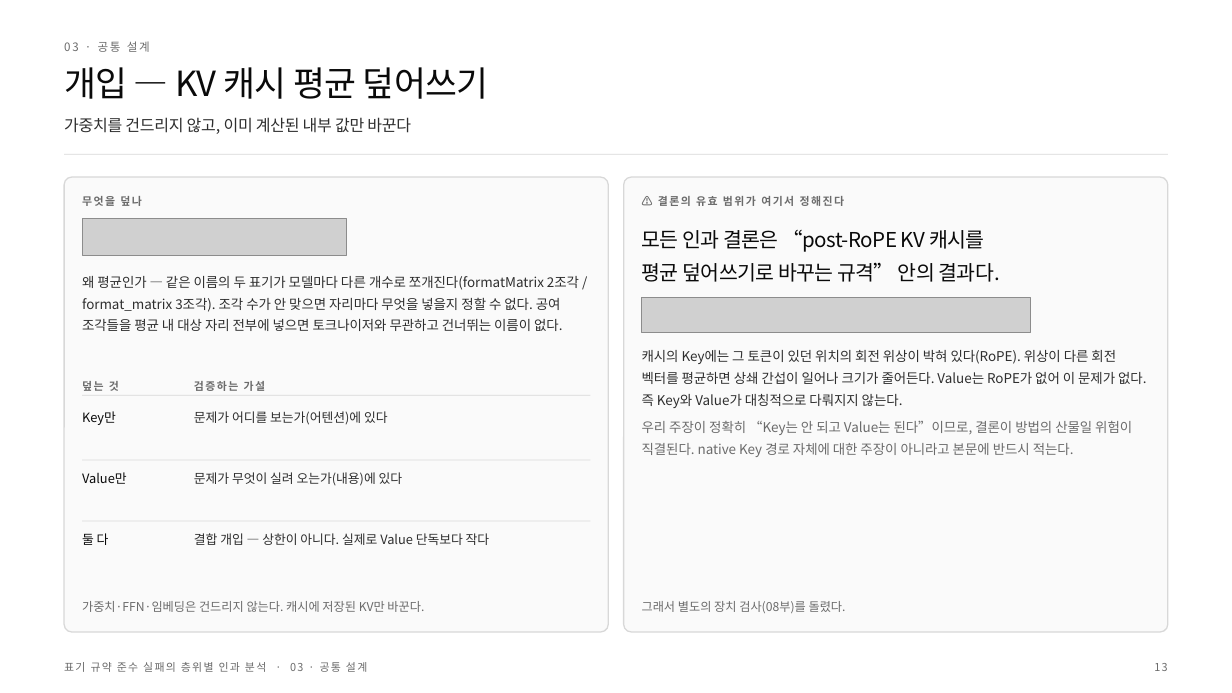
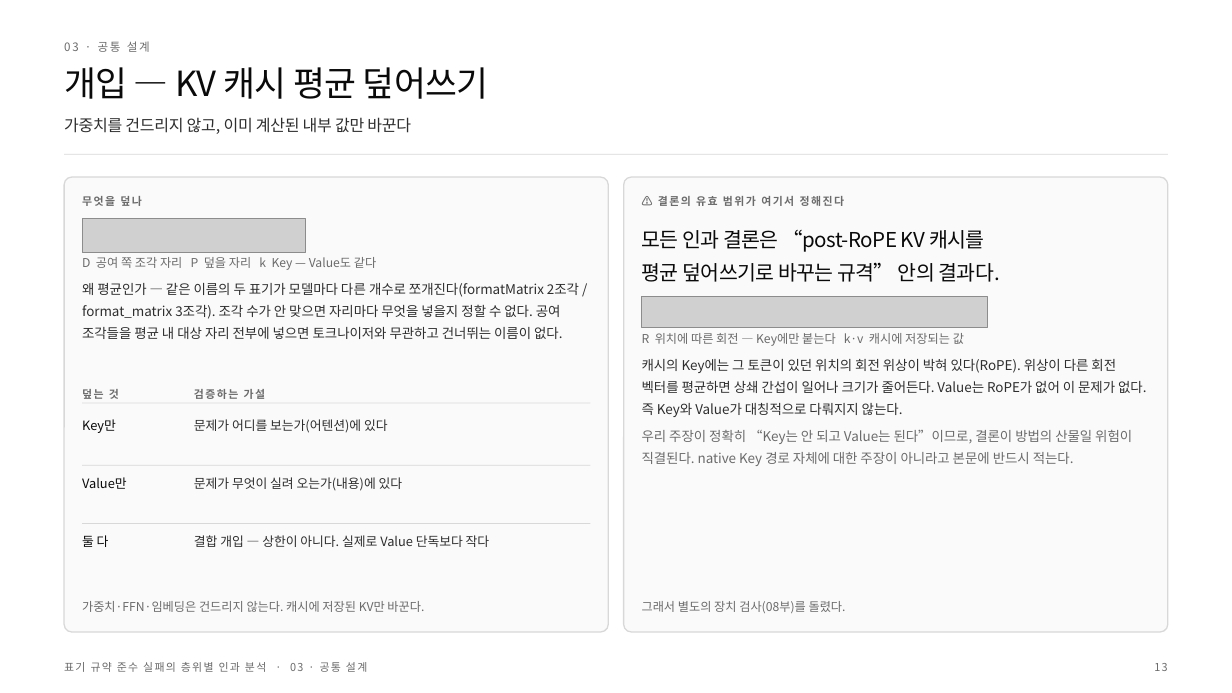
Before and after one commit to deanjs/HCLT_2026, a slide deck: slide 13 of docs/발표/HCLT2026_논문정리.pptx. Drawn at 1232x693 pixels with LibreOffice and Linux fonts; fonts in the diff are those of the drawing; grey boxes stand for pictures. Boxes give left, top, right and bottom in pixels: in the first picture for what was removed or moved away, otherwise in the second. Text is boxed around its words. In the diff, an @@ line names an element or a change of style, - is before the commit and + after.

```diff
--- a/docs/발표/HCLT2026_논문정리.pptx
+++ b/docs/발표/HCLT2026_논문정리.pptx
@@ picture: place and size @@
-picture at [82,218,347,255]
+picture at [82,218,305,253]
@@ text added at [82,257,376,270], 9.5 pt, text #6B6B6B @@
+D 공여 쪽 조각 자리 P 덮을 자리 k Key — Value도 같다
@@ picture: place and size @@
-picture at [641,298,1031,333]
+picture at [641,297,987,327]
@@ text added at [642,333,964,346], 9.5 pt, text #6B6B6B @@
+R 위치에 따른 회전 — Key에만 붙는다 k·v 캐시에 저장되는 값
@@ 3 texts, 1 rectangle: place and size @@
-3 texts, 1 rectangle at [82,276,1147,457]
+3 texts, 1 rectangle at [82,283,1147,466]
@@ 6 texts, 1 rectangle: place and size @@
-6 texts, 1 rectangle at [82,381,591,486]
+6 texts, 1 rectangle at [82,389,591,491]
```
Also in this commit, not shown: 10 other slides changed, 25 other files.
